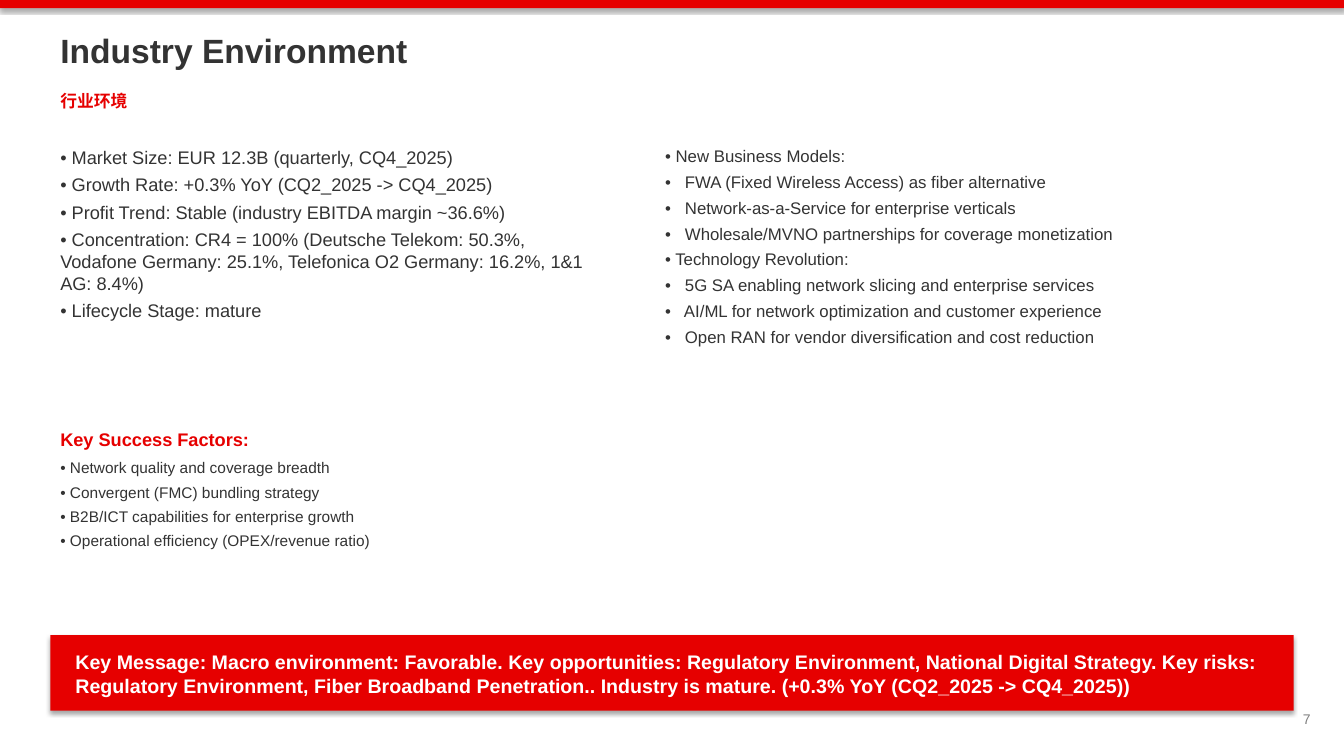
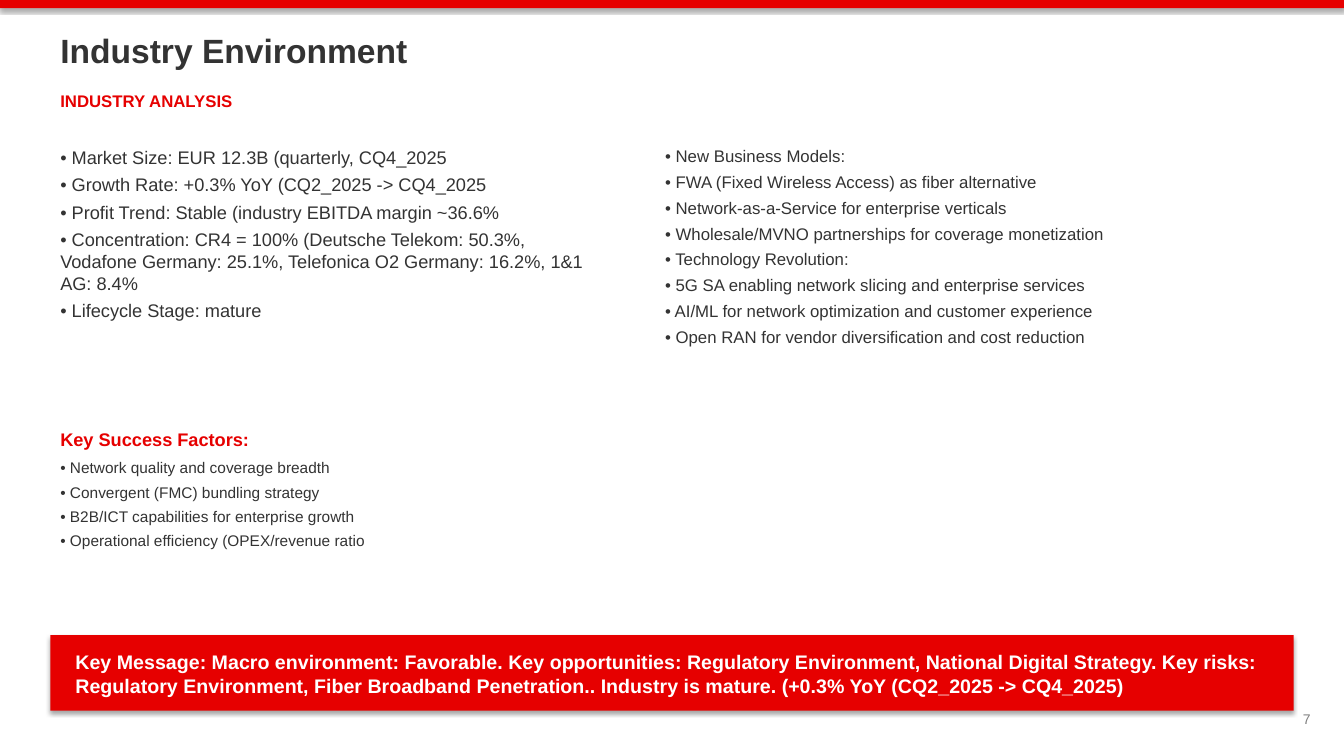
Before and after one commit to mypinseeker/BLM-Financial-Report-Analysis, a slide deck: slide 7 of data/output/blm_vodafone_germany_q3fy26_v2_draft.pptx. Drawn at 1344x756 pixels with LibreOffice and Linux fonts; fonts in the diff are those of the drawing. Boxes give left, top, right and bottom in pixels: in the first picture for what was removed or moved away, otherwise in the second. Text is boxed around its words. In the diff, an @@ line names an element or a change of style, - is before the commit and + after.

```diff
--- a/data/output/blm_vodafone_germany_q3fy26_v2_draft.pptx
+++ b/data/output/blm_vodafone_germany_q3fy26_v2_draft.pptx
@@ text at [60,95,232,107]: text changed @@
-行业环境
+INDUSTRY ANALYSIS
@@ text "• New Business Models:" rewrapped from [675,150,1113,347] to [675,150,1103,347] @@
@@ text at [60,150,583,290]: text changed @@
-• Market Size: EUR 12.3B (quarterly, CQ4_2025)
-• Growth Rate: +0.3% YoY (CQ2_2025 -> CQ4_2025)
-• Profit Trend: Stable (industry EBITDA margin ~36.6%)
-• Concentration: CR4 = 100% (Deutsche Telekom: 50.3%, Vodafone Germany: 25.1%, Telefonica O2 Germany: 16.2%, 1&1 AG: 8.4%)
+• Market Size: EUR 12.3B (quarterly, CQ4_2025
+• Growth Rate: +0.3% YoY (CQ2_2025 -> CQ4_2025
+• Profit Trend: Stable (industry EBITDA margin ~36.6%
+• Concentration: CR4 = 100% (Deutsche Telekom: 50.3%, Vodafone Germany: 25.1%, Telefonica O2 Germany: 16.2%, 1&1 AG: 8.4%
@@ text at [70,535,365,549]: text changed @@
-• Operational efficiency (OPEX/revenue ratio)
+• Operational efficiency (OPEX/revenue ratio
@@ text at [75,654,1255,697]: text changed @@
-Key Message: Macro environment: Favorable. Key opportunities: Regulatory Environment, National Digital Strategy. Key risks: Regulatory Environment, Fiber Broadband Penetration.. Industry is mature. (+0.3% YoY (CQ2_2025 -> CQ4_2025))
+Key Message: Macro environment: Favorable. Key opportunities: Regulatory Environment, National Digital Strategy. Key risks: Regulatory Environment, Fiber Broadband Penetration.. Industry is mature. (+0.3% YoY (CQ2_2025 -> CQ4_2025)
```
Also in this commit, not shown: 37 other slides changed, 1 other file.
